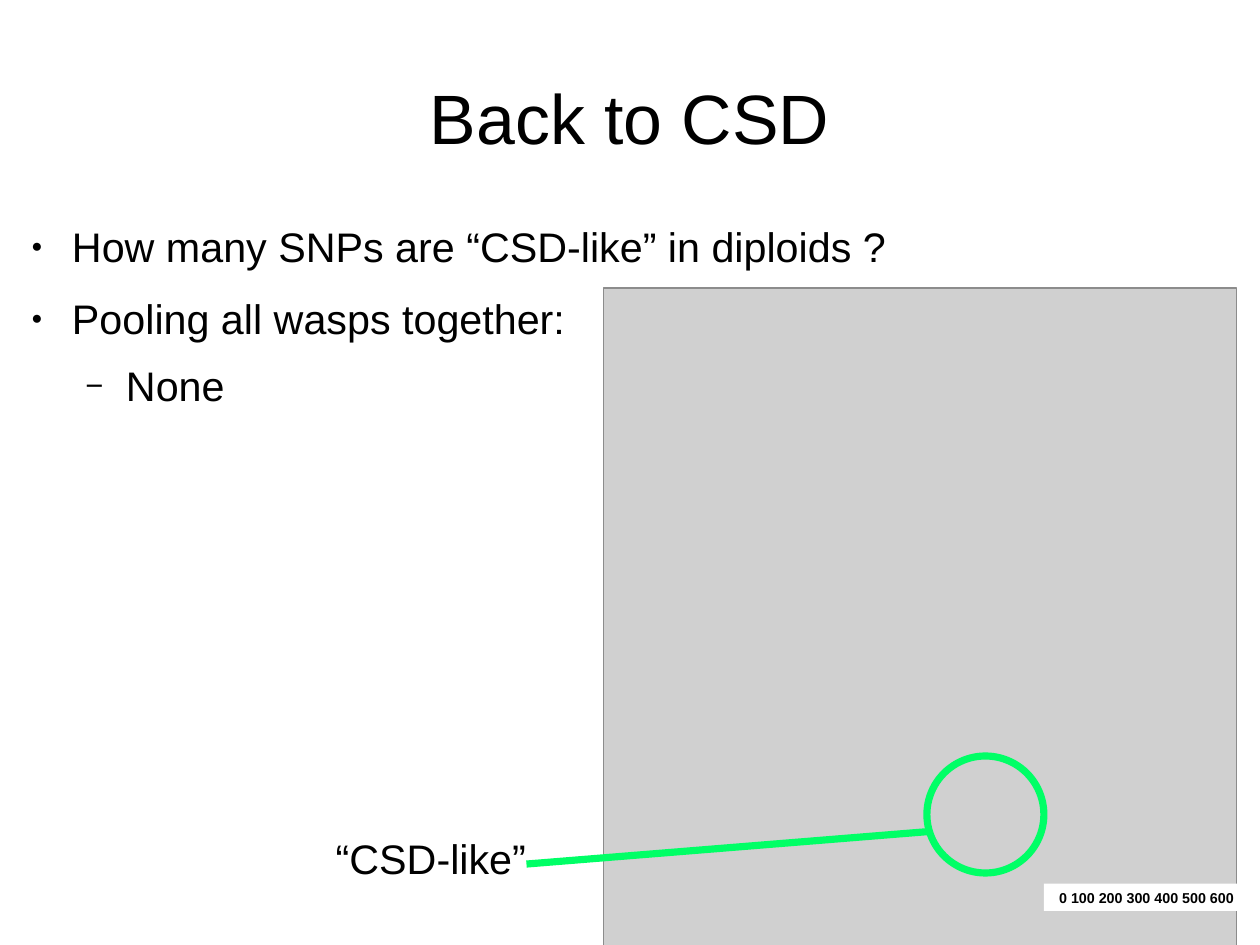
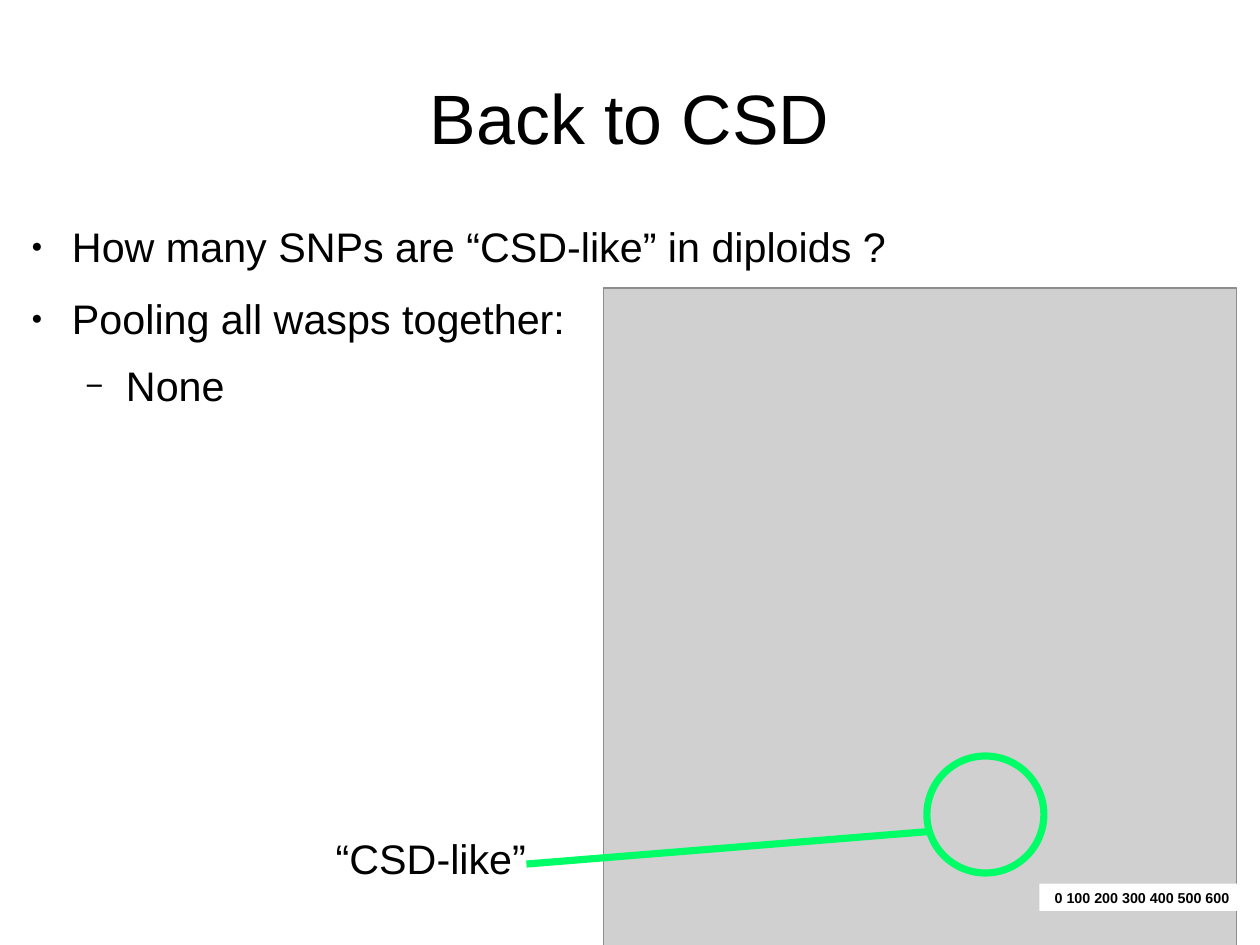
Before and after one commit to cmdoret/master_archive, a slide deck: slide 21 of reports/presentations/lab_meeting_20170712/lab_meeting_20170712.odp. Drawn at 1260x945 pixels with LibreOffice and Linux fonts; fonts in the diff are those of the drawing; grey boxes stand for pictures. Boxes give left, top, right and bottom in pixels: in the first picture for what was removed or moved away, otherwise in the second. Text is boxed around its words. In the diff, an @@ line names an element or a change of style, - is before the commit and + after.

```diff
--- a/reports/presentations/lab_meeting_20170712/lab_meeting_20170712.odp
+++ b/reports/presentations/lab_meeting_20170712/lab_meeting_20170712.odp
@@ rectangle "0 100 200 300 400 ...": place and size @@
-rectangle "0 100 200 300 400 ..." at [1044, 884, 1260, 911]
+rectangle "0 100 200 300 400 ..." at [1039, 884, 1255, 911]
```
Also in this commit, not shown: 5 other slides changed, 4 other files.
